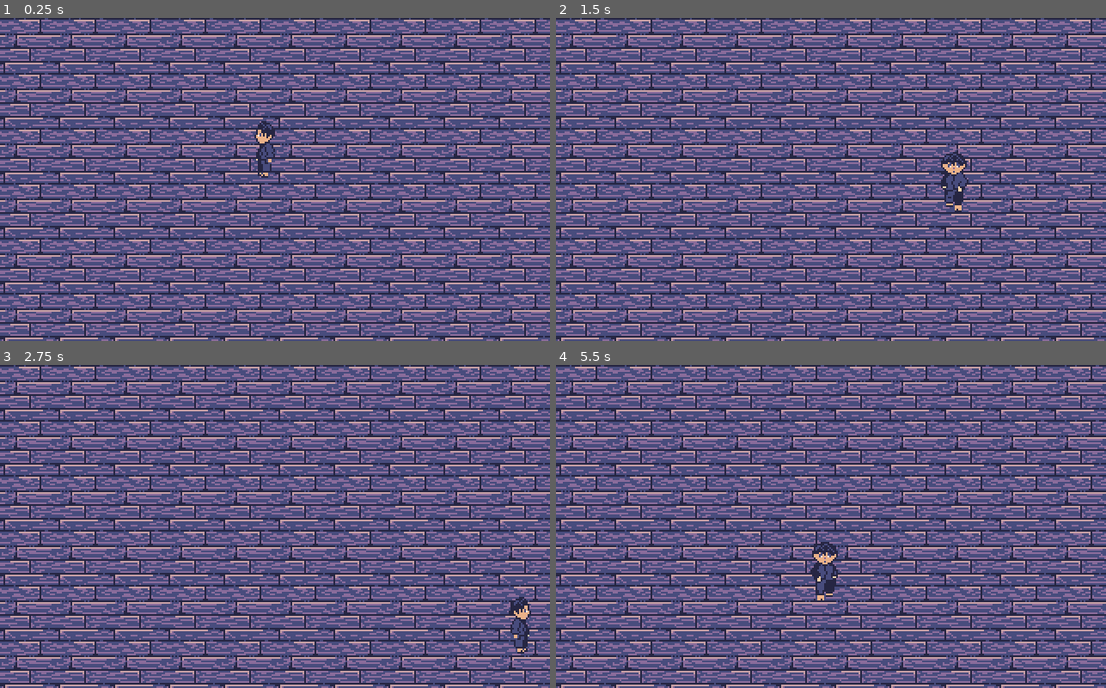
Above: before the commit, frames 1-4 (two rows, left to right).
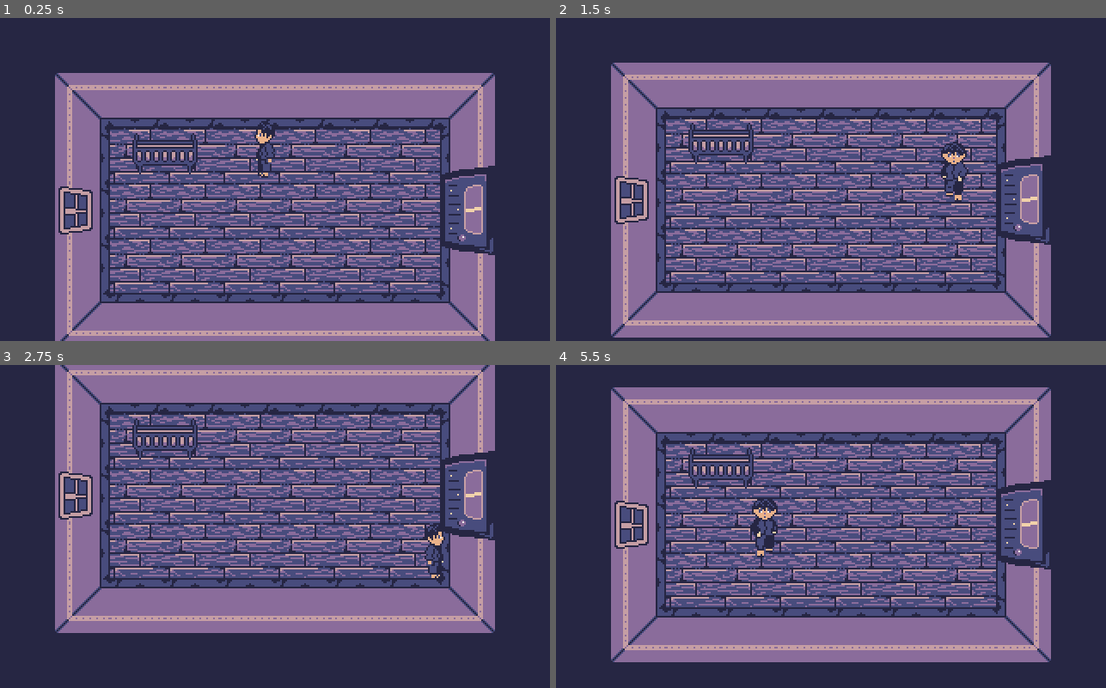
Above: after the commit, the same moments.

Repository: chickendude/dark-pages
Game: Godot game, scene res://Maps/BeccasRoom.tscn
Two runs of this game, one before a commit and one after it. Both use one fixed random seed, a clock stepped at 60 frames per second and the inputs below. This scene is started directly instead of the project's main scene.
Inputs:
- Up to frame 1 (0.25 s): no input
- Up to frame 2 (1.5 s): tap Enter (ui_accept) at 0.5, 0.77 s; hold Right (ui_right) 0.53-1.28 s; hold Down (ui_down) from 1.28 s (still down)
- Up to frame 3 (2.75 s): tap Enter (ui_accept) at 1.52 s; release Down (ui_down) at 2.03 s; hold Right (ui_right) from 2.03 s (still down)
- Up to frame 4 (5.5 s): release Right (ui_right) at 2.78 s; hold Up (ui_up) 2.78-3.53 s; tap Enter (ui_accept) at 3.02, 3.77, 4.52 s; hold Left (ui_left) 3.53-5.03 s; hold Down (ui_down) from 5.03 s (still down)

The runs differ from the first frame. In frame 1, 55% of the frame differs, in the area x 0-100%, y 0-100%; in frame 2, 74%; in frame 3, 76%; in frame 4, 76%.

Commit message:
Connect Becca's room to the rest of the house and place crib in the room.

Diff:
--- a/Maps/BeccasRoom.tscn
+++ b/Maps/BeccasRoom.tscn
@@ -1,19 +1,72 @@
-[gd_scene load_steps=4 format=2]
+[gd_scene load_steps=9 format=2]
 
 [ext_resource path="res://TileSets/Floor.tres" type="TileSet" id=1]
 [ext_resource path="res://Characters/Will.tscn" type="PackedScene" id=2]
 [ext_resource path="res://Maps/Camera.tscn" type="PackedScene" id=3]
+[ext_resource path="res://TileSets/Walls.tres" type="TileSet" id=4]
+[ext_resource path="res://data/sprites/objects/crib.png" type="Texture" id=5]
+[ext_resource path="res://Objects/Window.tscn" type="PackedScene" id=6]
+[ext_resource path="res://Objects/Door.tscn" type="PackedScene" id=7]
+
+[sub_resource type="RectangleShape2D" id=1]
+extents = Vector2( 18, 6 )
 
 [node name="BeccasRoom" type="Node2D"]
 
-[node name="TileMap" type="TileMap" parent="."]
+[node name="FloorTilemap" type="TileMap" parent="."]
 tile_set = ExtResource( 1 )
 cell_size = Vector2( 32, 32 )
+collision_mask = 0
 format = 1
 tile_data = PoolIntArray( 0, 0, 0, 1, 0, 0, 2, 0, 0, 3, 0, 0, 4, 0, 0, 5, 0, 0, 6, 0, 0, 7, 0, 0, 8, 0, 0, 9, 0, 0, 655 …(687 unchanged characters)…
 
-[node name="Will" parent="." instance=ExtResource( 2 )]
+[node name="WallTilemap" type="TileMap" parent="."]
+tile_set = ExtResource( 4 )
+cell_size = Vector2( 32, 32 )
+collision_mask = 0
+format = 1
+tile_data = PoolIntArray( 0, 0, 65537, 1, 0, 65537, 2, 0, 65537, 3, 0, 65537, 4, 0, 65537, 5, 0, 65537, 6, 0, 65537, 7, 0, 65537, 8, 0, 65537, 9, 0, 65537, 65536, 0, 65537, 65537, 0, 0, 65538, 0, 1, 65539, 0, 1, 65540, 0, 1, 65541, 0, 1, 65542, 0, 1, 65543, 0, 1, 65544, 0, 2, 65545, 0, 65537, 131072, 0, 65537, 131073, 0, 65536, 131080, 0, 131076, 131081, 0, 65537, 196608, 0, 65537, 196609, 2, 0, 196617, 0, 65537, 262144, 0, 65537, 262145, 0, 65536, 262152, 0, 196612, 262153, 0, 65537, 327680, 0, 65537, 327681, 0, 131072, 327682, 0, 131073, 327683, 0, 131073, 327684, 0, 131073, 327685, 0, 131073, 327686, 0, 131073, 327687, 0, 131073, 327688, 0, 131074, 327689, 0, 65537, 393216, 0, 65537, 393217, 0, 65537, 393218, 0, 65537, 393219, 0, 65537, 393220, 0, 65537, 393221, 0, 65537, 393222, 0, 65537, 393223, 0, 65537, 393224, 0, 65537, 393225, 0, 65537 )
+
+[node name="YSort" type="YSort" parent="."]
+
+[node name="Furniture" type="YSort" parent="YSort"]
+
+[node name="Crib" type="StaticBody2D" parent="YSort/Furniture"]
+position = Vector2( 96, 91 )
+
+[node name="Sprite" type="Sprite" parent="YSort/Furniture/Crib"]
+position = Vector2( -19, -24 )
+texture = ExtResource( 5 )
+centered = false
+
+[node name="CollisionShape2D" type="CollisionShape2D" parent="YSort/Furniture/Crib"]
+position = Vector2( 0, -6 )
+shape = SubResource( 1 )
+
+[node name="Window" parent="YSort/Furniture" instance=ExtResource( 6 )]
+position = Vector2( 64, 112 )
+rotation = -1.5708
+map_name = "Roof"
+x = 6.0
+y = 11.0
+direction = Vector2( -1, 0 )
+
+[node name="Door" parent="YSort/Furniture" instance=ExtResource( 7 )]
+position = Vector2( 256, 112 )
+rotation = 1.5708
+map_name = "Hallway"
+x = 1.0
+y = 13.0
+direction = Vector2( 1, 0 )
+
+[node name="Will" parent="YSort" instance=ExtResource( 2 )]
 position = Vector2( 156, 93 )
+
+[node name="RemoteTransform2D" type="RemoteTransform2D" parent="YSort/Will"]
+remote_path = NodePath("../../../Camera2D")
+update_rotation = false
+update_scale = false
 
 [node name="Camera2D" parent="." instance=ExtResource( 3 )]
 limit_left = 0
+limit_bottom = 224
--- a/Maps/Roof.tscn
+++ b/Maps/Roof.tscn
@@ -80,8 +80,8 @@
 position = Vector2( 224, 368 )
 rotation = 1.5708
 map_name = "BeccasRoom"
-x = 1.0
-y = 4.0
+x = 2.0
+y = 3.0
 direction = Vector2( 1, 0 )
 
 [node name="Camera2D" parent="." instance=ExtResource( 3 )]
--- a/Objects/Door.gd
+++ b/Objects/Door.gd
@@ -10,4 +10,5 @@
 	var _e = connect("body_entered", self, "_on_body_entered")
 
 func _on_body_entered(_body):
+	print('body: ' + _body.name)
 	Event.load_map(map_name, x, y, direction)
